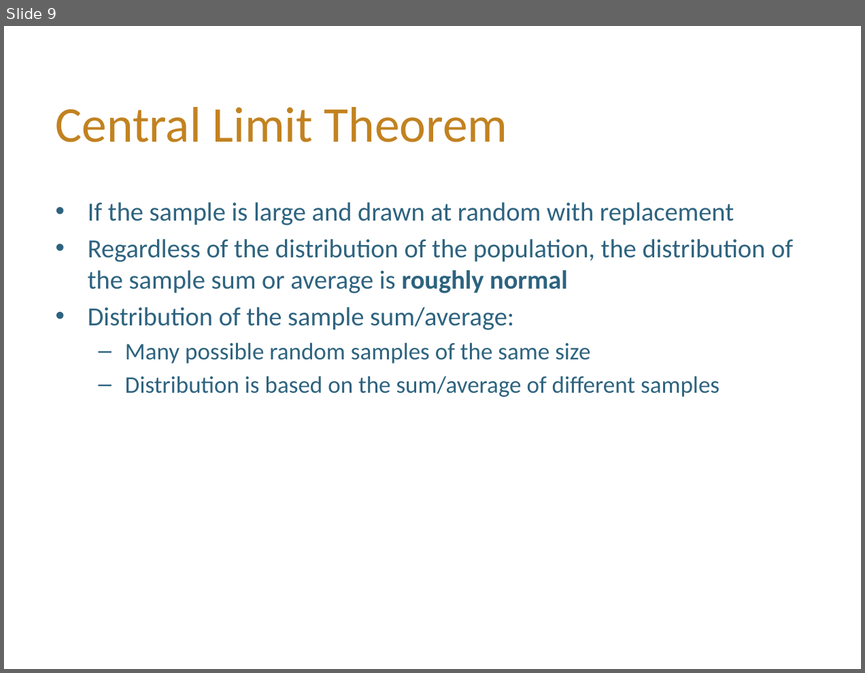
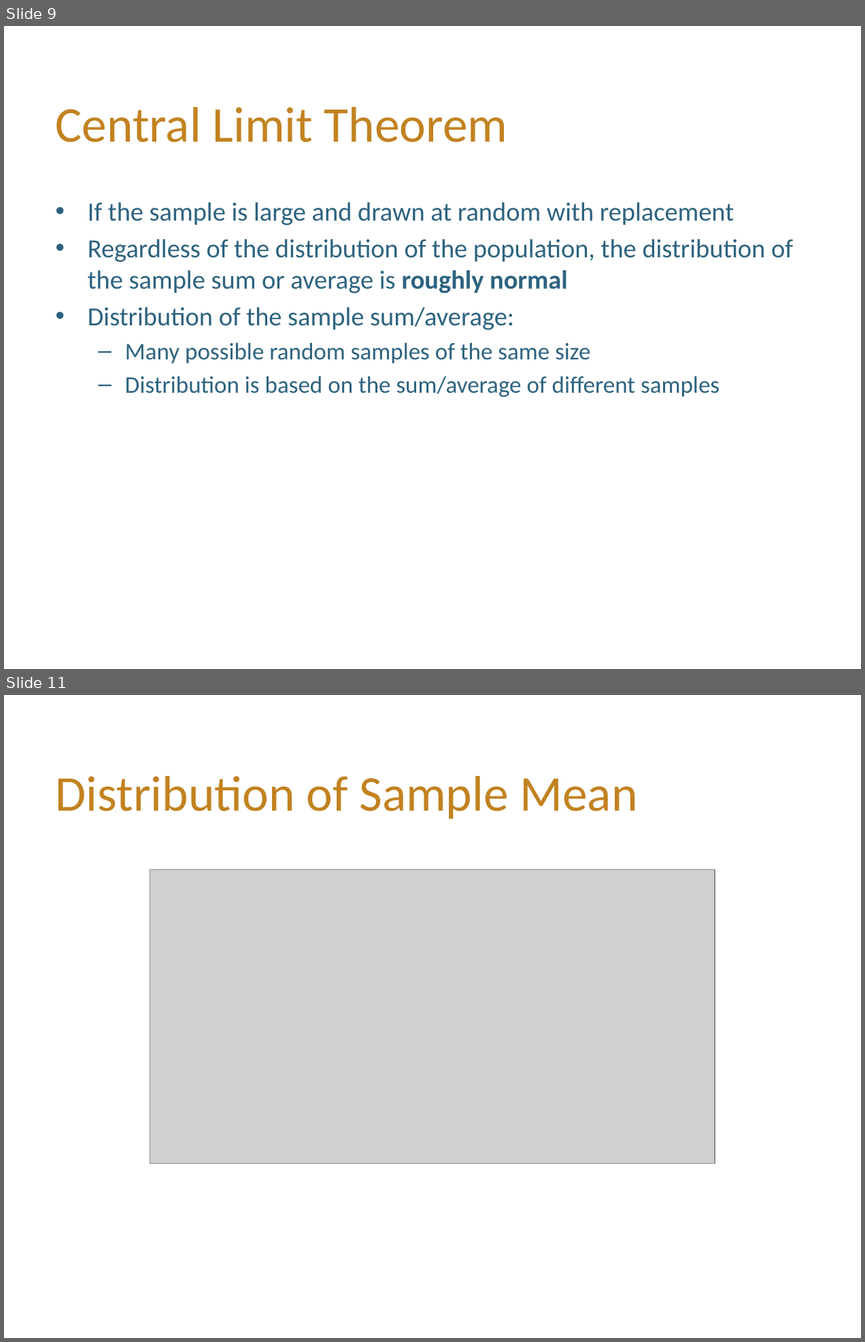
Before and after one commit to hLuo27/teaching, a slide deck: data8/slides/lab9.pptx. Shown one above the other, each under a label of ours: slide 9 before the commit, slides 9 and 11 after it; the slides between them are not shown. The pictures are 865x673 and 865x1342 pixels, drawn with LibreOffice and Linux fonts; fonts in the diff are those of the drawing; grey boxes stand for pictures; background and template pictures are left out. Boxes give left, top, right and bottom in pixels: in the first picture for what was removed or moved away, otherwise in the second. Text is boxed around its words. In the diff, an @@ line names an element or a change of style, - is before the commit and + after.

```diff
--- a/data8/slides/lab9.pptx
+++ b/data8/slides/lab9.pptx
@@ slide 11 added at [4,695,861,1338], background #FFFFFF @@
@@ title added at [56,776,638,819], 42 pt, text #C28220 @@
+Distribution of Sample Mean
@@ picture added at [150,870,715,1164] @@
```
Also in this commit, not shown: 2 slides changed, 1 other slide added, 2 slides removed, 1 other file.
